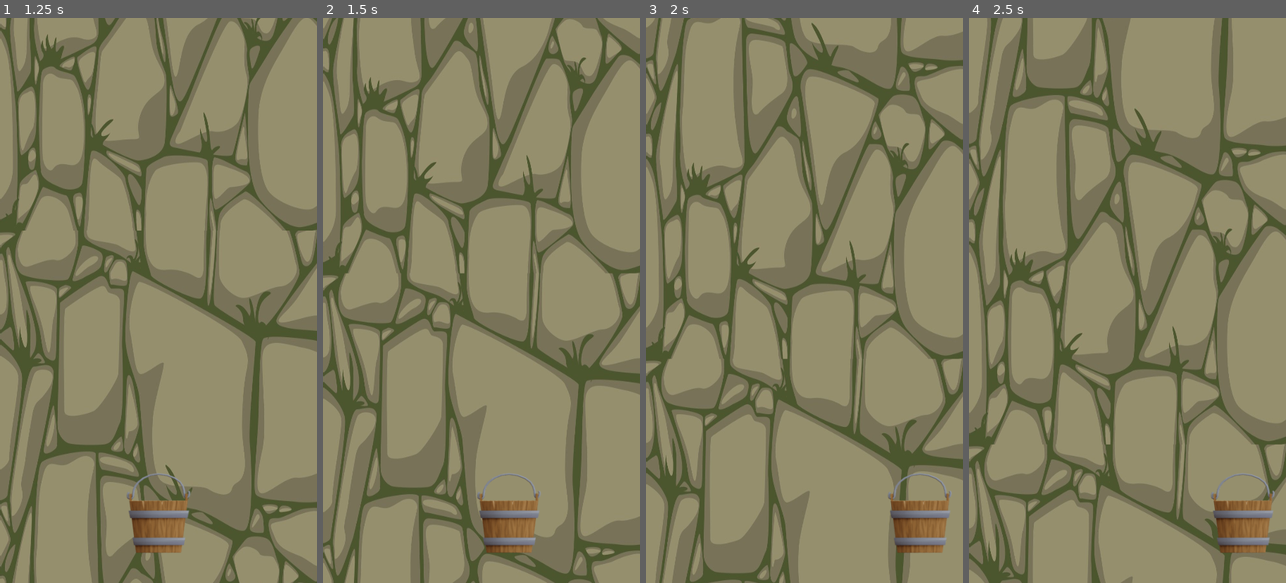
Above: before the commit, frames 1-4 (left to right).
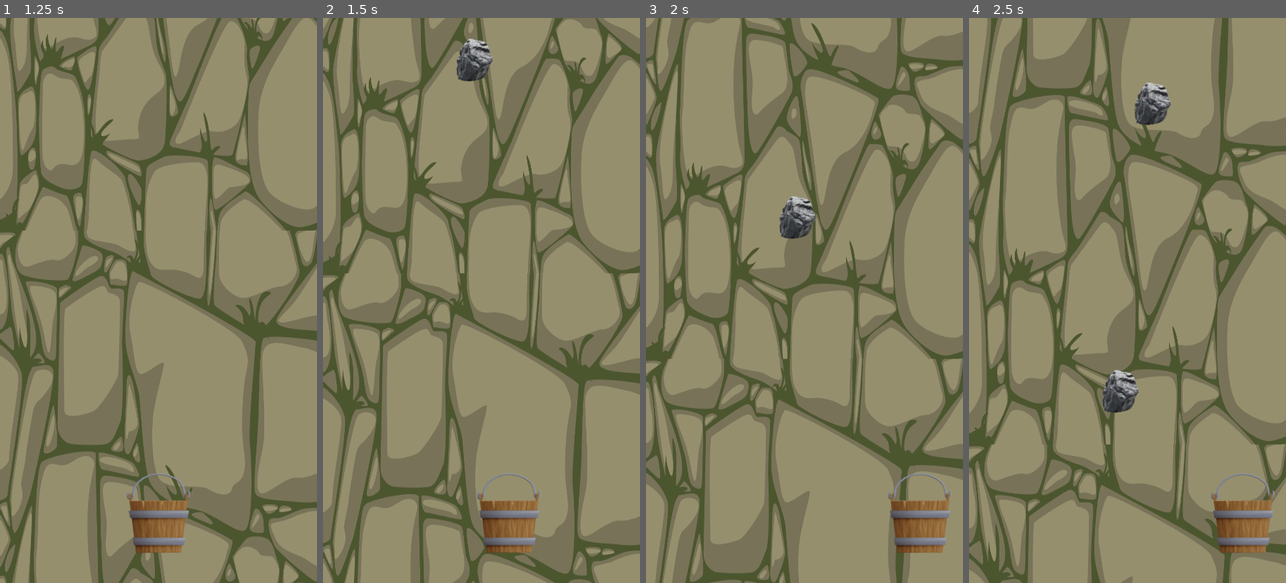
Above: after the commit, the same moments.

Repository: RehmahMuneeb/WWC
Game: Godot game, scene res://scenes/level.tscn
The game is run twice, just before and just after one commit, with the same random seed, the same clock (stepped at 60 frames per second) and the same inputs.
Inputs (mouse positions are in pixels of both pictures, inside the frame that each line leads up to):
- Up to frame 1 (1.25 s): move the mouse to (228, 272) at 0.52 s; click (228, 272) at 0.67 s
- Up to frame 2 (1.5 s): drag from (418, 328) to (465, 413) at 1.27 s
- Up to frame 3 (2 s): no input
- Up to frame 4 (2.5 s): move the mouse to (1159, 176) at 2.02 s; click (1159, 176) at 2.17 s

Frame 1 is identical in both runs. In frame 2, 0.6% of the frame differs, in the area x 42-54%, y 3-12%; in frame 3, 0.6%; in frame 4, 1.3%, in the area x 42-64%, y 11-70%.

Commit message:
rocks scene

Diff:
--- /dev/null
+++ b/scenes/level.gd
@@ -0,0 +1,8 @@
+extends Node2D
+
+var rock_scene: PackedScene = load("res://scenes/rock.tscn")
+
+func _on_rock_timer_timeout():
+	var rock = rock_scene.instantiate()
+
+	$Rocks.add_child(rock)
--- a/scenes/level.tscn
+++ b/scenes/level.tscn
@@ -1,5 +1,6 @@
-[gd_scene load_steps=5 format=3 uid="uid://btndkc1nmjdx0"]
+[gd_scene load_steps=6 format=3 uid="uid://btndkc1nmjdx0"]
 
+[ext_resource type="Script" path="res://scenes/level.gd" id="1_24m71"]
 [ext_resource type="PackedScene" uid="uid://be3ml7efg7568" path="res://scenes/wall_bg.tscn" id="1_frcah"]
 [ext_resource type="PackedScene" uid="uid://bwgm6kbg6ol6q" path="res://scenes/bucket.tscn" id="2_2ur1x"]
 
@@ -10,6 +11,7 @@
 size = Vector2(31, 357)
 
 [node name="Level" type="Node2D"]
+script = ExtResource("1_24m71")
 
 [node name="WallBg" parent="." instance=ExtResource("1_frcah")]
 
@@ -31,3 +33,10 @@
 [node name="CollisionShape2D3" type="CollisionShape2D" parent="Borders/StaticBody2D"]
 position = Vector2(493, 629)
 shape = SubResource("RectangleShape2D_e51a2")
+
+[node name="RockTimer" type="Timer" parent="."]
+autostart = true
+
+[node name="Rocks" type="Node2D" parent="."]
+
+[connection signal="timeout" from="RockTimer" to="." method="_on_rock_timer_timeout"]
--- /dev/null
+++ b/scenes/rock.gd
@@ -0,0 +1,18 @@
+extends Area2D
+
+var speed: float = 400  # Initial speed of the rock
+
+func _ready():
+	var rng := RandomNumberGenerator.new()
+
+	#random width and height
+	var width = get_viewport().get_visible_rect().size[0]
+	var random_x = rng.randi_range(0, width)
+	var random_y = rng.randi_range(-150, -50)
+	self.position = Vector2(random_x, random_y)
+
+func _process(delta):
+	 # Gradually increase the speed over time
+	speed += 100 * delta
+
+	self.position += Vector2(0, 1.0) * speed * delta
--- /dev/null
+++ b/scenes/rock.tscn
@@ -0,0 +1,17 @@
+[gd_scene load_steps=4 format=3 uid="uid://dreaj536wlhxm"]
+
+[ext_resource type="Texture2D" uid="uid://buaf8mndj6bqn" path="res://assets/rock.png" id="1_hpbej"]
+[ext_resource type="Script" path="res://scenes/rock.gd" id="1_y6rui"]
+
+[sub_resource type="CircleShape2D" id="CircleShape2D_qkbiy"]
+radius = 32.249
+
+[node name="Rock" type="Area2D"]
+script = ExtResource("1_y6rui")
+
+[node name="Sprite2D" type="Sprite2D" parent="."]
+texture = ExtResource("1_hpbej")
+
+[node name="CollisionShape2D" type="CollisionShape2D" parent="."]
+position = Vector2(-4, 1)
+shape = SubResource("CircleShape2D_qkbiy")
Binary file added: assets/rock.png
